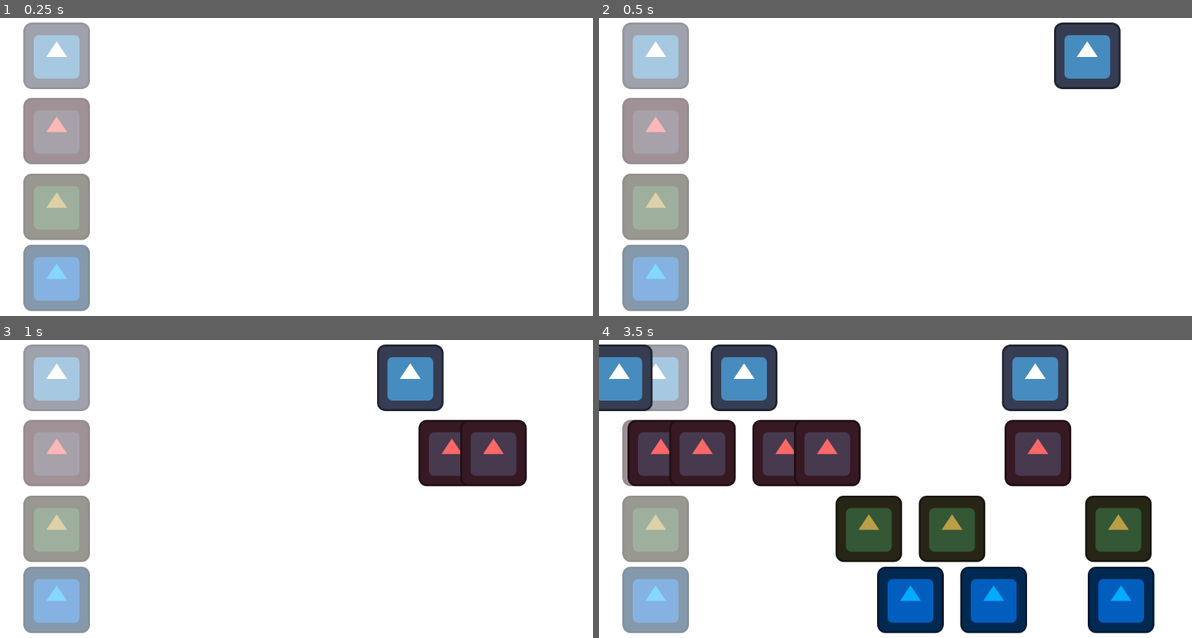
Above: before the commit, frames 1-4 (two rows, left to right).
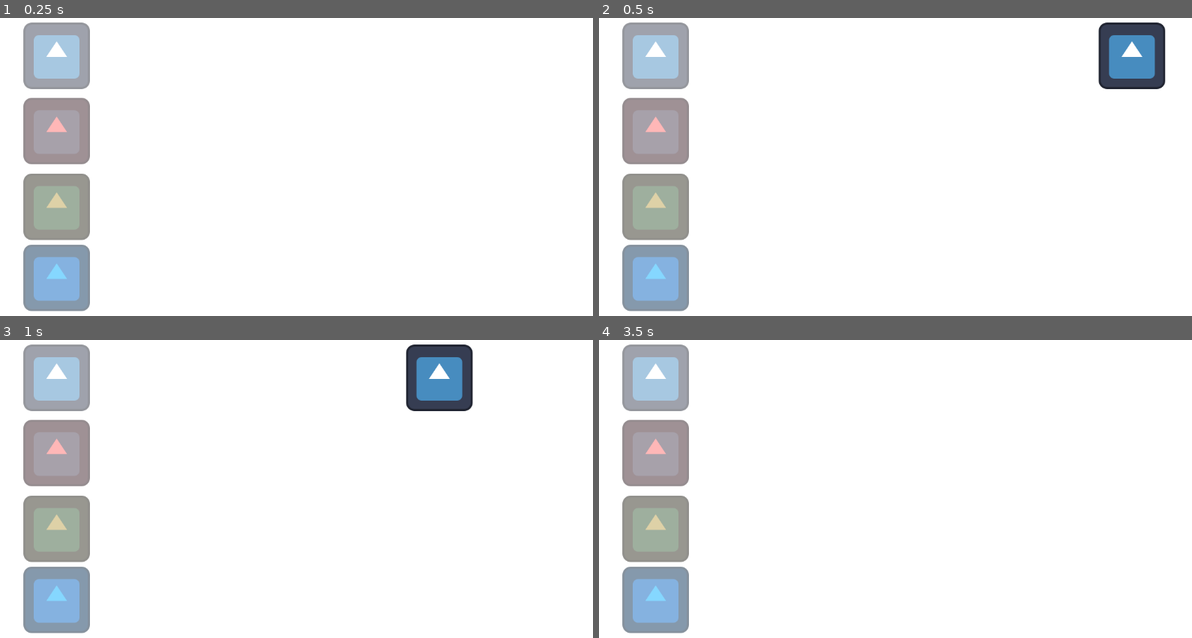
Above: after the commit, the same moments.

Repository: notfroogs/Sardine-Studio
Game: Godot game, scene res://rhythm.tscn
The game is run twice, just before and just after one commit, with the same random seed, the same clock (stepped at 60 frames per second) and the same inputs. The project has no main scene, so this scene is started directly. The engine's default icon, where the game draws it, is replaced by a stand-in: a white triangle on a blue panel in a dark square.
Inputs:
- Up to frame 1 (0.25 s): no input
- Up to frame 2 (0.5 s): no input
- Up to frame 3 (1 s): hold V (note1_pressed) from 0.53 s (still down)
- Up to frame 4 (3.5 s): release V (note1_pressed) at 1.28 s; tap B (note2_pressed) at 1.35 s; hold N (note3_pressed) 2.03-2.78 s; tap M (note4_pressed) at 2.85 s

Frame 1 is identical in both runs. In frame 2, 3.8% of the frame differs, in the area x 76-96%, y 1-24%; in frame 3, 6.9%; in frame 4, 33%, in the area x 0-94%, y 1-99%.

Commit message:
Added commentary

Diff:
--- a/sardine-studio/note.gd
+++ b/sardine-studio/note.gd
@@ -1,3 +1,4 @@
 extends TextureRect
 
 @export var time := 3.0
+@export var speed := 0.0
--- a/sardine-studio/rhythm.gd
+++ b/sardine-studio/rhythm.gd
@@ -1,17 +1,19 @@
 extends Control
 
+#get the chart "res://chart2.txt"
 @export var chart_text := "res://chart1.txt"
+#instantiate nodes
 @onready var note_column_1: TextureRect = %NoteColumn1
 @onready var note_column_2: TextureRect = %NoteColumn2
 @onready var note_column_3: TextureRect = %NoteColumn3
 @onready var note_column_4: TextureRect = %NoteColumn4
 @onready var column_empty: TextureRect = %ColumnEmpty
-
+#instantiate the rhythm game
 @onready var loaded_file := FileAccess.open(chart_text, FileAccess.READ)
 @onready var keys = (loaded_file.get_line()).split(",")
-
 const NOTE = preload("uid://dilpgmxld0ree")
 
+#set up variables
 var chart :Dictionary= {}
 var note_progress
 var time_count : float
@@ -23,64 +25,90 @@
 	0: column_empty
 }
 
+var good_count : int = 0
+var great_count : int = 0
+var prefect_count : int = 0
+
 func _ready():
-	#timer1.timeout.connect(generate)
-	#timer2.timeout.connect(generate_red)
-
+	#in case of error
 	if loaded_file != null:
+		#convert the document into dictionary
 		chart = store_notes()
 		loaded_file.close()
 
 	note_progress = chart.duplicate()
+	#Start the timer
 	time_count = float(note_progress["Time"])
 
+#It's a recursive function so that we can store everything in a dictionary
 func store_notes() -> Dictionary:
+	#get the current line and turn it into a dictionary
 	var current_note = {}
 	var current_line = loaded_file.get_line()
-	#print(current_line)
+	##print(current_line)
 
+	#special case for the end
 	if current_line == "END":
 		return {"Time": 5.0,
 		"Column": 10,
 		"Next": "END"
 		}
 
+	#split the line into an array
 	var current_line_array = current_line.split(",")
-
+	#and use iteration to store them with corresponding key
 	for i in len(keys):
 		current_note[keys[i].strip_edges()] = current_line_array[i].strip_edges()
+	#recur
 	current_note["Next"] = store_notes()
-	#print(current_note)
 	return current_note
+
+#function for generating note
+func generate() -> void:
+	#check if the note is ending
+	if type_string(typeof(note_progress["Next"])) == "String":
+		if note_progress["Next"] == "END":
+			return
+
+	var icon = NOTE.instantiate()
+	#set up the speed and add them to corresponse column
+	icon.speed = float(note_progress["Speed"])/10.0
+	columns[int(note_progress["Column"])].add_child(icon)
+	icon.position.x = 1000.0
+
+	if note_progress["Duration"] != "#":
+		var color_rect := ColorRect.new()
+		color_rect.size = Vector2(128, 128)
+		color_rect.size.x = 128.0 + icon.speed * float(note_progress["Duration"])
+		icon.add_child(color_rect)
+
+	#immediately generate the next note if Skip is Yes
+	if note_progress["Skip"] == "Yes":
+		note_progress = note_progress["Next"]
+		generate()
 
 var time_elasped : float
 
-
-func generate() -> void:
-	var icon = NOTE.instantiate()
-	print(note_progress)
-	if int(note_progress["Column"]) == 10:
-		return
-	columns[int(note_progress["Column"])].add_child(icon)
-	icon.position.x = icon.time * 300.0
-
 func _process(delta: float) -> void:
+	#record how much time had passed
 	time_elasped += delta
 
+	#iterate through each column and each child and make them move
 	for column in columns.values():
 		for note in column.get_children():
-			note.time -= delta
-			note.position.x = note.time * 300.0
+			note.position.x -= note.speed
 
-
+	#check if the first note in each column is missed
 	for column in columns.values():
 		if column.get_child_count() != 0:
 			miss_check(column.get_child(0))
 
-	#if the time
+	#if the time_elasped is bigger than the "Time" for the current note
 	if time_count < time_elasped:
+		#than reset timer and generate the current note
 		time_elasped = 0.0
 		generate()
+		#move the current note to the next note
 		if type_string(typeof(note_progress["Next"])) == "Dictionary":
 			note_progress = note_progress["Next"]
 			time_count = float(note_progress["Time"])
@@ -92,10 +120,11 @@
 func miss_check(note) -> void:
 	if note == null:
 		return
-	if note.time < -0.55:
+	if note.position.x < -130.0:
 		note.queue_free()
 		print("missed")
 
+#receive input
 func _input(event: InputEvent) -> void:
 	var column_index : int = 0
 	if event.is_action_pressed("note1_pressed"):
@@ -112,22 +141,21 @@
 	var current_note = columns[column_index].get_child(0)
 	if current_note == null:
 		return
+	#check if the input is a successful input
 	if input_check(current_note):
 		columns[column_index].get_child(0).queue_free()
 
-
-
 func input_check(note) -> bool:
-	if note.time >= -0.5 and note.time <= 0.5:
-		#print(note.time)
-		#if time is NOT between -0.3 and 0.3
-		if note.time <= -0.3 or note.time >= 0.3:
+	#if the note is intersect with the parent note
+	if note.position.x >= -128 and note.position.x <= 128:
+		#if the position is NOT between -64 and 64
+		if note.position.x <= -64 or note.position.x >= 64:
 			print("good")
-		#if time is NOT between -0.05 and 0.05
-		elif note.time <= -0.05 or note.time >= 0.05:
+		#if the position is NOT between -32 and 32
+		elif note.position.x <= -32 or note.position.x >= 32:
 			print("great")
 		else:
 			print("prefect")
-		#return true anyway if time is between -0.5 and 0.5
+		#return true anyway if the note is intersect with the parent note
 		return true
 	return false
--- a/sardine-studio/rhythm.tscn
+++ b/sardine-studio/rhythm.tscn
@@ -1,7 +1,9 @@
-[gd_scene load_steps=3 format=3 uid="uid://ceb5dbeodb5xh"]
+[gd_scene load_steps=4 format=3 uid="uid://ceb5dbeodb5xh"]
 
 [ext_resource type="Script" uid="uid://db5en2l64fin2" path="res://rhythm.gd" id="1_b12pq"]
 [ext_resource type="Texture2D" uid="uid://bp7edp0i1do48" path="res://icon.svg" id="2_q13yt"]
+
+[sub_resource type="Theme" id="Theme_b12pq"]
 
 [node name="Control" type="Control"]
 layout_mode = 3
@@ -11,6 +13,7 @@
 grow_horizontal = 2
 grow_vertical = 2
 script = ExtResource("1_b12pq")
+chart_text = "res://chart2.txt"
 
 [node name="Background" type="ColorRect" parent="."]
 layout_mode = 1
@@ -29,6 +32,7 @@
 offset_right = 173.0
 offset_bottom = 173.0
 pivot_offset = Vector2(463, 384)
+theme = SubResource("Theme_b12pq")
 texture = ExtResource("2_q13yt")
 
 [node name="NoteColumn2" type="TextureRect" parent="Background"]
@@ -78,11 +82,3 @@
 offset_bottom = 353.00024
 pivot_offset = Vector2(463, 384)
 texture = ExtResource("2_q13yt")
-
-[node name="Timer" type="Timer" parent="."]
-wait_time = 3.0
-autostart = true
-
-[node name="Timer2" type="Timer" parent="."]
-wait_time = 5.0
-autostart = true
Not shown, changed: sardine-studio/chart1.txt
Not shown, added: sardine-studio/chart2.txt
